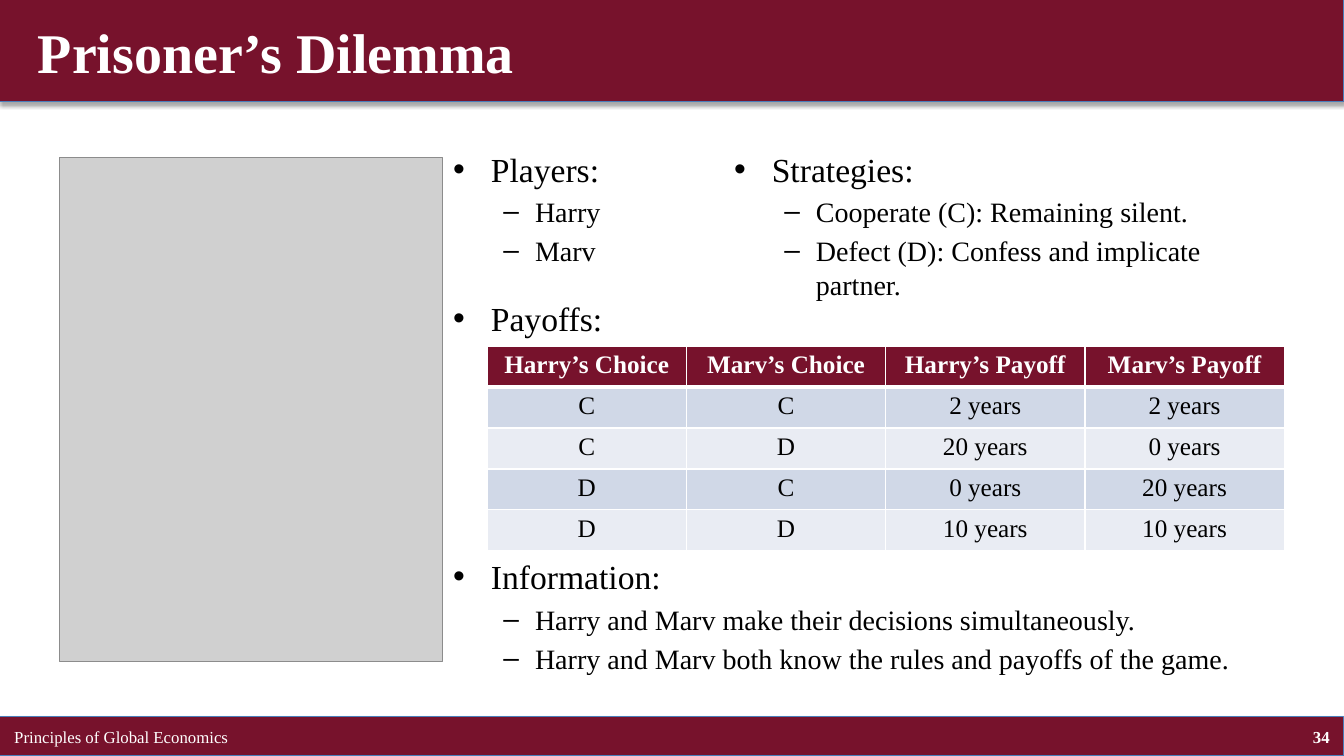
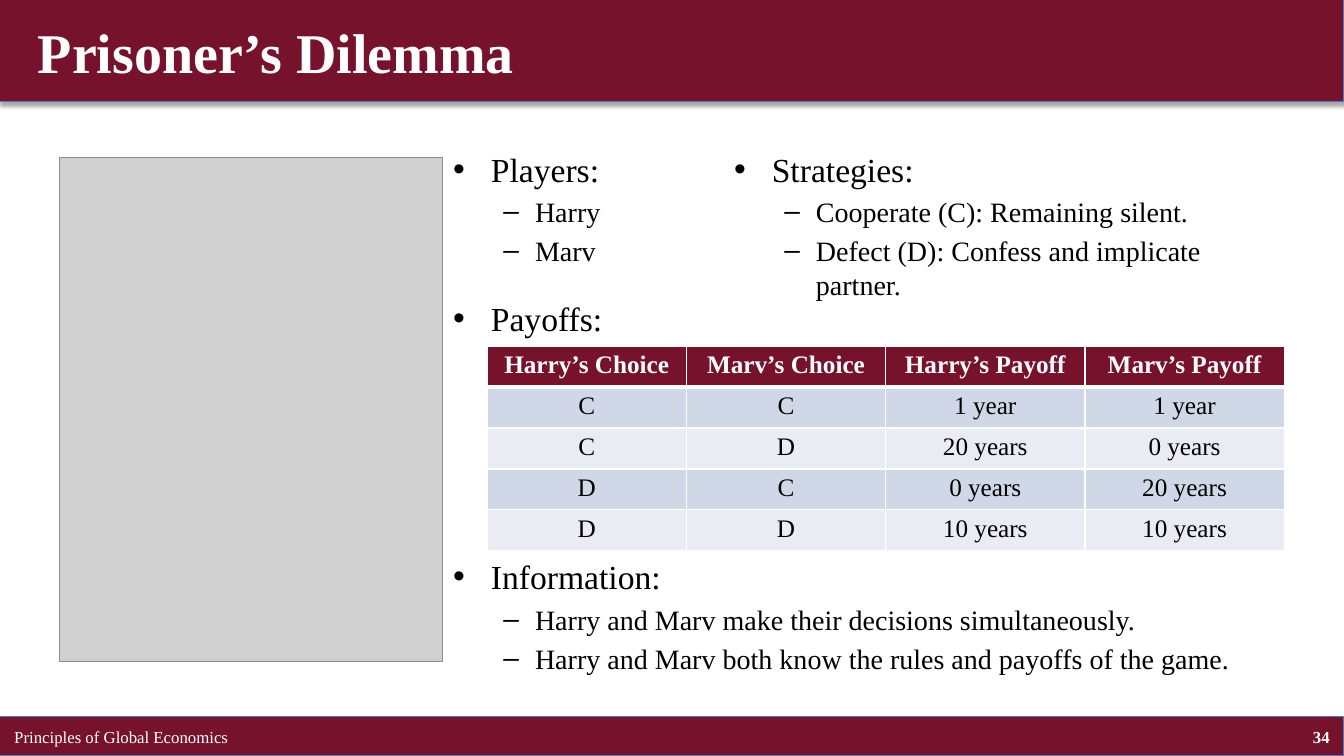
Before and after one commit to brianhwpark/brianhwpark.github.io, a slide deck: slide 34 of files/teaching-resources/concordiacollege-bus-201/bus-201-lecture-note/bus201-ch17-18.pptx. Drawn at 1344x756 pixels with LibreOffice and Linux fonts; fonts in the diff are those of the drawing; grey boxes stand for pictures. Boxes give left, top, right and bottom in pixels: in the first picture for what was removed or moved away, otherwise in the second. Text is boxed around its words. In the diff, an @@ line names an element or a change of style, - is before the commit and + after.

```diff
--- a/files/teaching-resources/concordiacollege-bus-201/bus-201-lecture-note/bus201-ch17-18.pptx
+++ b/files/teaching-resources/concordiacollege-bus-201/bus-201-lecture-note/bus201-ch17-18.pptx
@@ table at (x1=487, y1=347, x2=1286, y2=552) @@
-row 2, column 3: 2 years
+row 2, column 3: 1 year
-row 2, column 4: 2 years
+row 2, column 4: 1 year
```
Also in this commit, not shown: 5 other slides changed, 9 other files.
